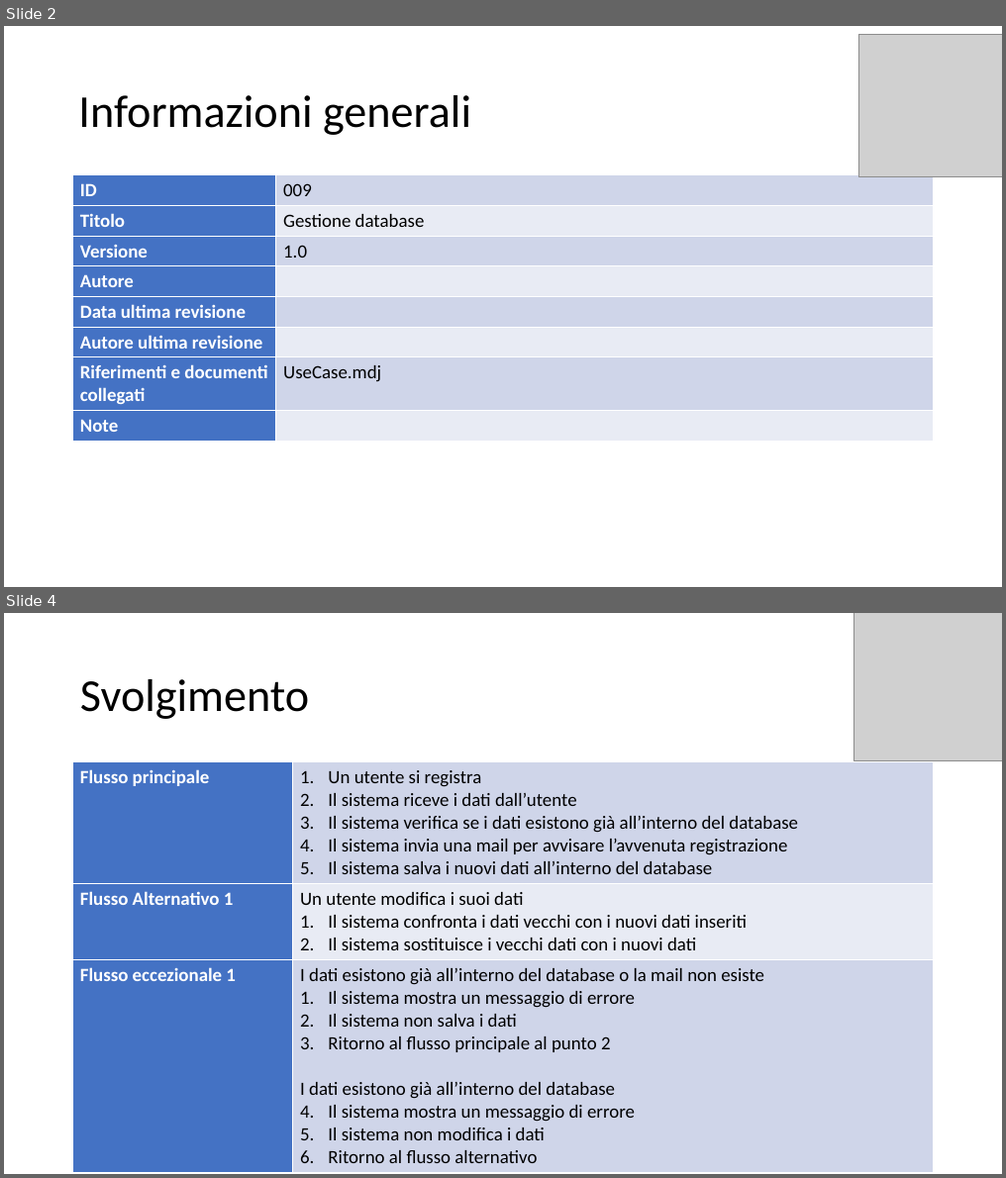
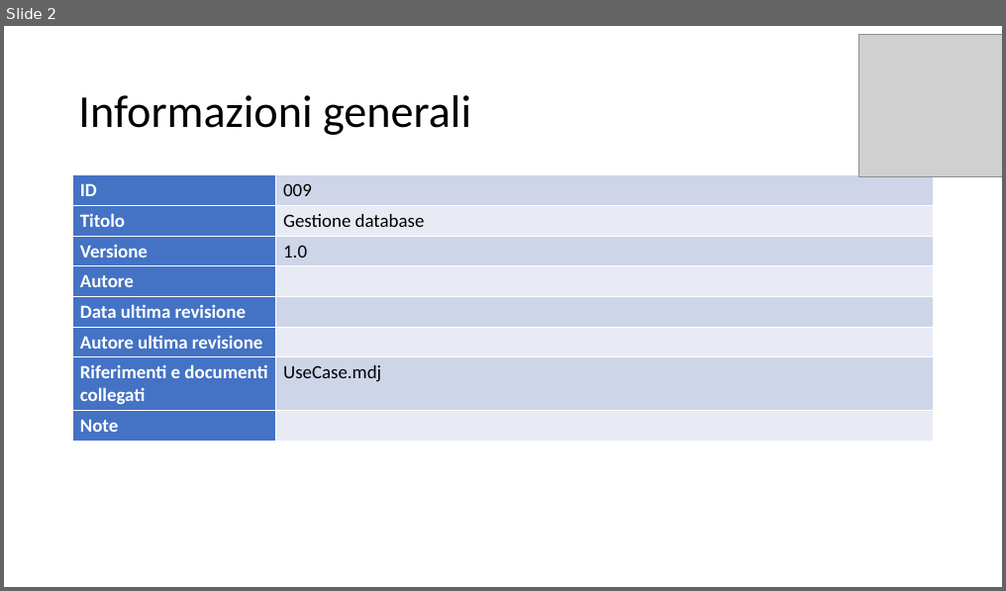
Before and after one commit to itsar19-20/quiz, a slide deck: docs/UseCaseApp/Sistema/UseCaseGestioneDatabase.pptx. Shown one above the other, each under a label of ours: slides 2 and 4 before the commit, slide 2 after it; the slides between them are not shown. The pictures are 1006x1178 and 1006x591 pixels, drawn with LibreOffice and Linux fonts; fonts in the diff are those of the drawing; grey boxes stand for pictures. Boxes give left, top, right and bottom in pixels: in the first picture for what was removed or moved away, otherwise in the second. Text is boxed around its words. In the diff, an @@ line names an element or a change of style, - is before the commit and + after.

```diff
--- a/docs/UseCaseApp/Sistema/UseCaseGestioneDatabase.pptx
+++ b/docs/UseCaseApp/Sistema/UseCaseGestioneDatabase.pptx
@@ slide 4 removed at <box>4,613,1002,1174</box>, background #FFFFFF @@
@@ picture removed at <box>853,613,1002,761</box> @@
@@ title removed at <box>80,679,309,719</box> @@
-Svolgimento
@@ table removed at <box>73,762,934,1167</box>, 3 rows, 2 columns @@
-Flusso principale | Un utente si registra / Il sistema riceve i dati dall’utente / Il sistema verifica se i dati esistono già all’interno del database / Il sistema invia una mail per avvisare l’avvenuta registrazione / Il sistema salva i nuovi dati all’interno del database
-Flusso Alternativo 1 | Un utente modifica i suoi dati / Il sistema confronta i dati vecchi con i nuovi dati inseriti / Il sistema sostituisce i vecchi dati con i nuovi dati
-Flusso eccezionale 1 | I dati esistono già all’interno del database o la mail non esiste / Il sistema mostra un messaggio di errore / Il sistema non salva i dati / Ritorno al flusso principale al punto 2 / I dati esistono già all’interno del database / Il sistema mostra un messaggio di errore / Il sistema non modifica i dati / Ritorno al flusso alternativo
```
Also in this commit, not shown: 2 slides changed, 1 slide added, 3 other files.
